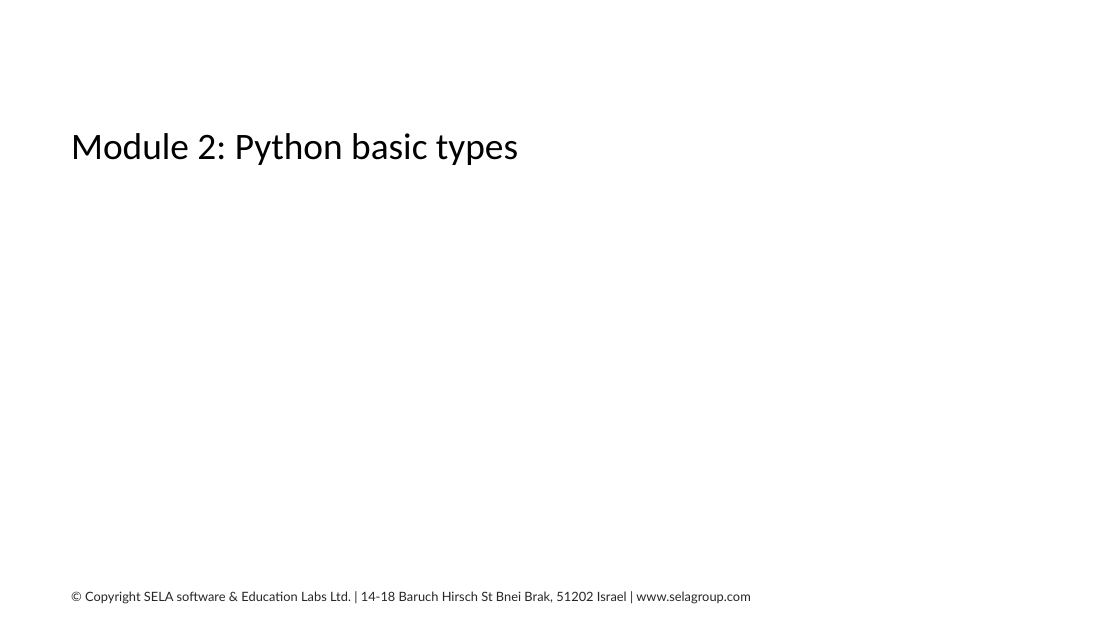
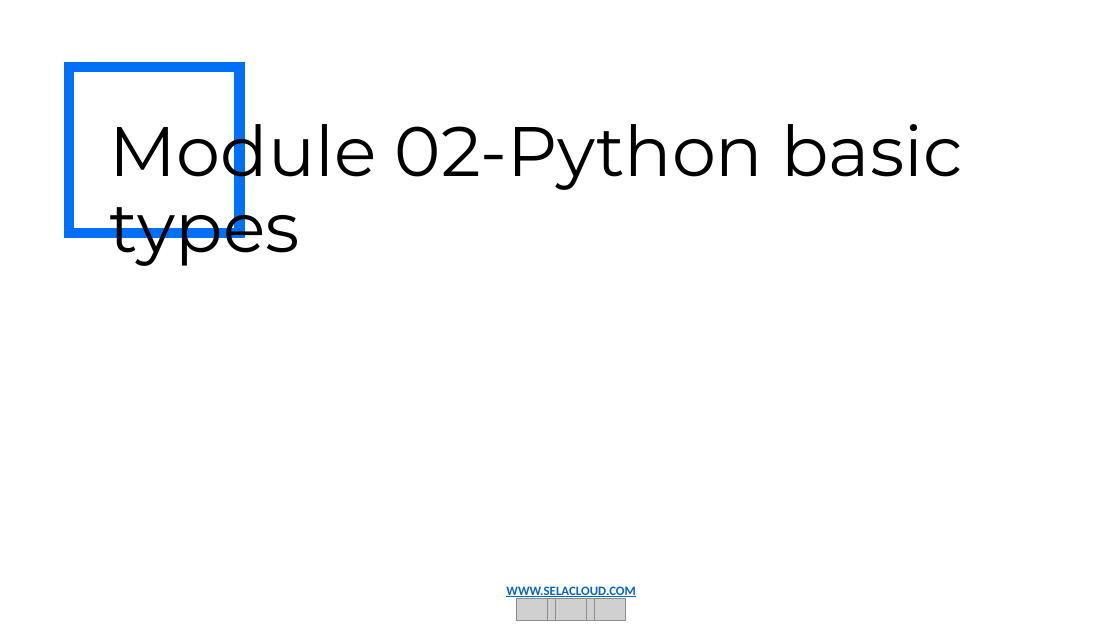
Before and after one commit to Spax04/PythonCourse, a slide deck: slide 1 of basic_new/Module 02 - Python basic types.pptx. Drawn at 1120x630 pixels with LibreOffice and Linux fonts; fonts in the diff are those of the drawing; grey boxes stand for pictures; background and template pictures are left out. Boxes give left, top, right and bottom in pixels: in the first picture for what was removed or moved away, otherwise in the second. Text is boxed around its words. In the diff, an @@ line names an element or a change of style, - is before the commit and + after.

Commit message:
added diagrams to adv_new and redesigned basic_new

```diff
--- a/basic_new/Module 02 - Python basic types.pptx
+++ b/basic_new/Module 02 - Python basic types.pptx
@@ rectangle added at box(69, 67, 239, 233), outline #0071F6 9 pt @@
@@ text at box(110, 108, 963, 266): text changed; size 32 to 60 pt; font Calibri to Montserrat @@
-Module 2: Python basic types
+Module 02-Python basic types
@@ text removed at box(85, 591, 751, 604) @@
-© Copyright SELA software & Education Labs Ltd. | 14-18 Baruch Hirsch St Bnei Brak, 51202 Israel | www.selagroup.com
@@ group added at box(506, 586, 636, 620): 5 pictures, 1 text @@
+WWW.SELACLOUD.COM
```
Also in this commit, not shown: 59 other slides changed, 16 other files.
